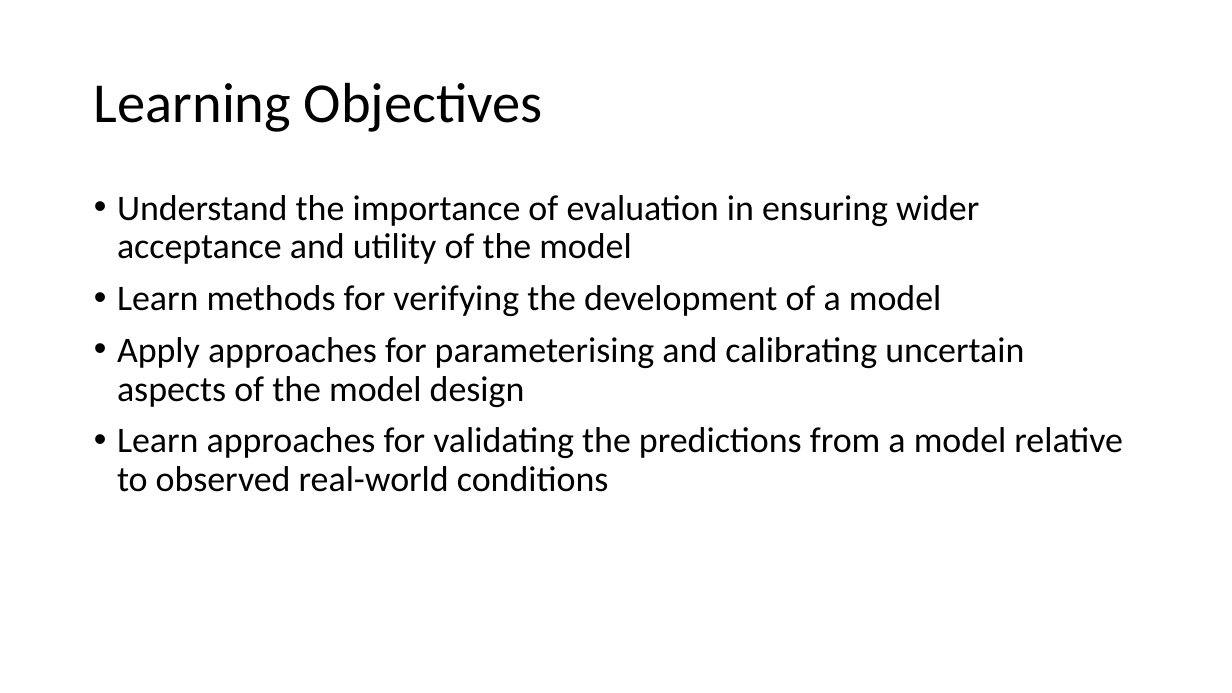
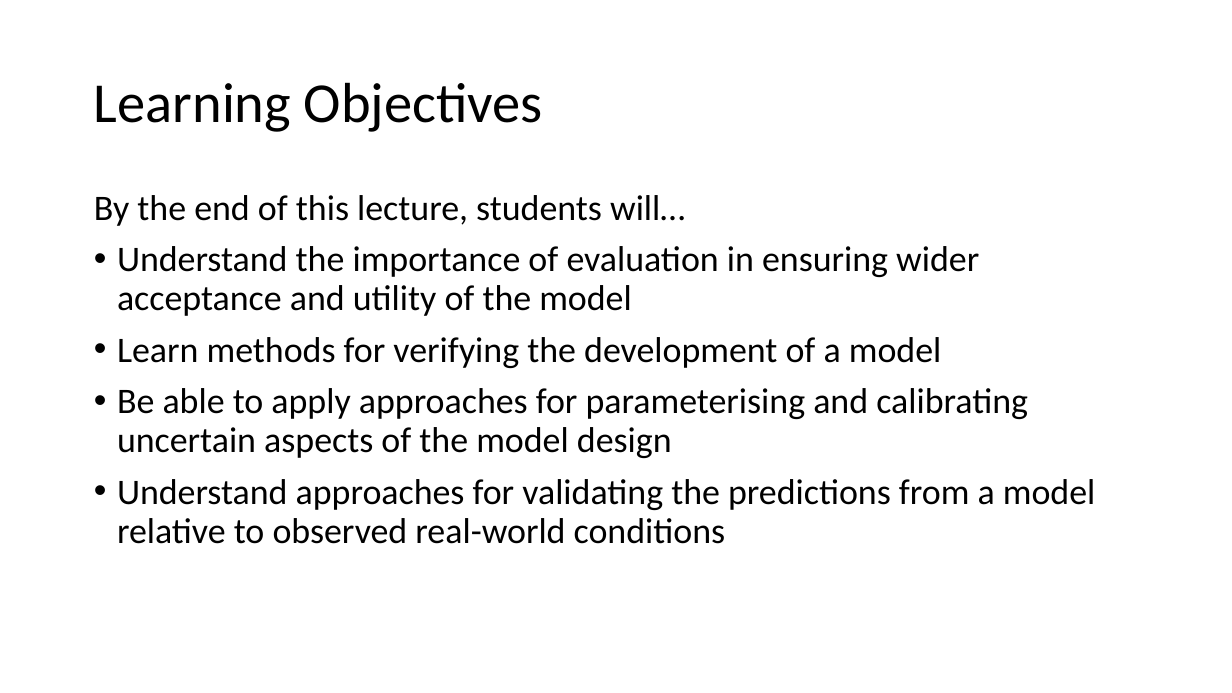
Before and after one commit to abmgis/abmgis, a slide deck: slide 2 of Chapter10-EvaluatingModels/Chapter10.pptx. Drawn at 1232x693 pixels with LibreOffice and Linux fonts; fonts in the diff are those of the drawing. Boxes give left, top, right and bottom in pixels: in the first picture for what was removed or moved away, otherwise in the second. Text is boxed around its words. In the diff, an @@ line names an element or a change of style, - is before the commit and + after.

```diff
--- a/Chapter10-EvaluatingModels/Chapter10.pptx
+++ b/Chapter10-EvaluatingModels/Chapter10.pptx
@@ text at box(94, 195, 685, 226): paragraph added @@
+By the end of this lecture, students will…
@@ text at box(117, 388, 1096, 544): text changed @@
-• Apply approaches for parameterising and calibrating uncertain aspects of the model design
-• Learn approaches for validating the predictions from a model relative to observed real-world conditions
+• Be able to apply approaches for parameterising and calibrating uncertain aspects of the model design
+• Understand approaches for validating the predictions from a model relative to observed real-world conditions
```
Also in this commit, not shown: 4 other slides changed, 4 slides added, 2 other files.
